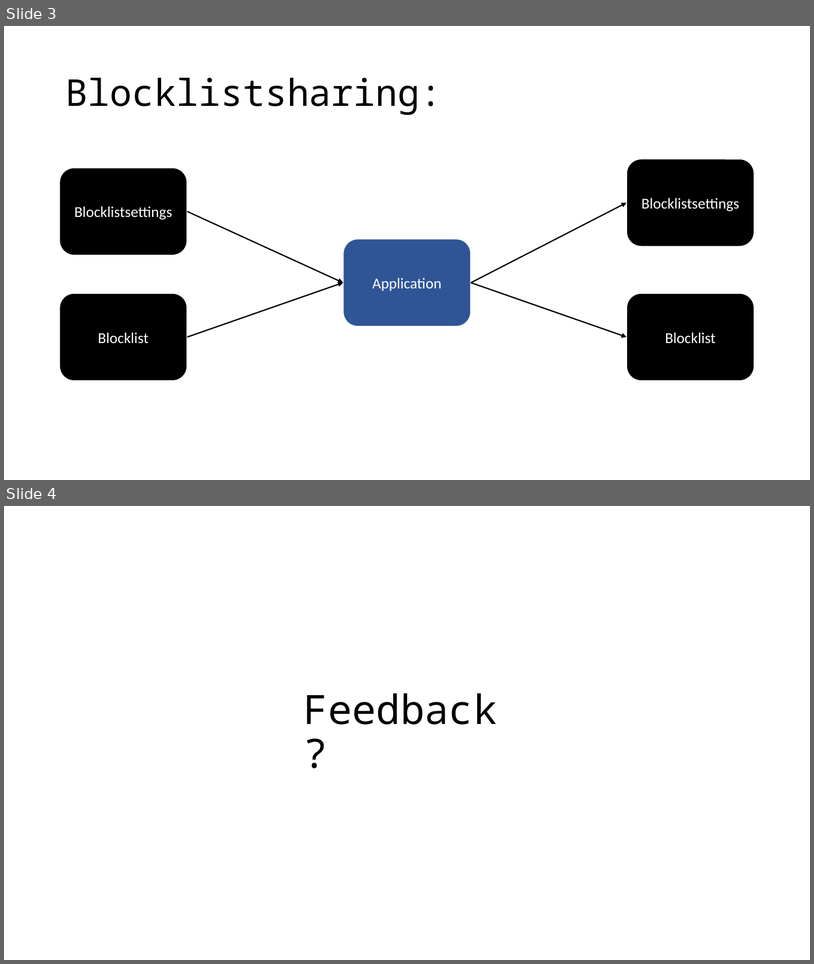
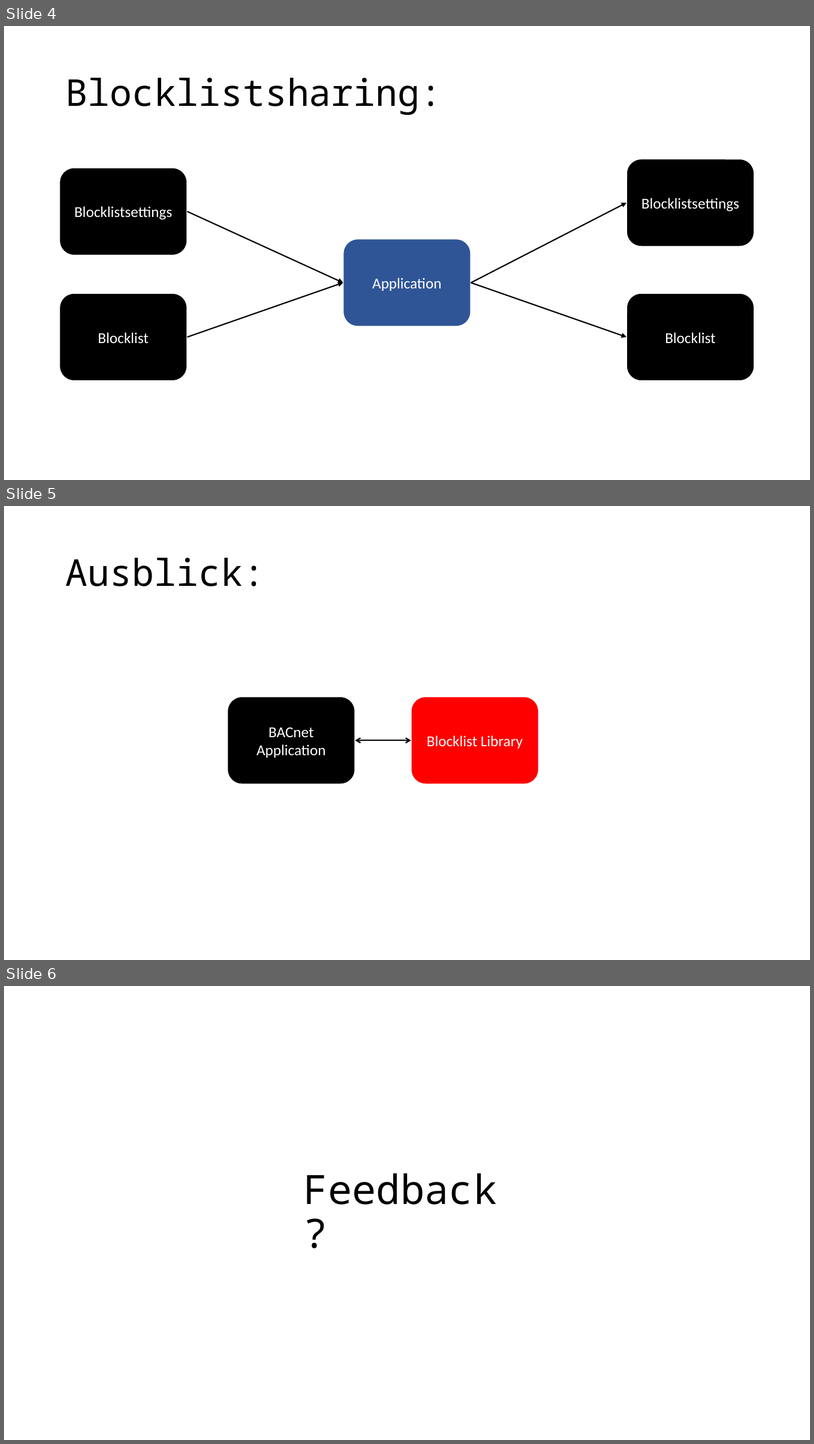
Before and after one commit to cn-uofbasel/BACnet, a slide deck: 21-fs-ias-lec/groups/12-blocklist/presentation/Blocklisten2.pptx. Shown one above the other, each under a label of ours: slides 3 and 4 before the commit, slides 4, 5 and 6 after it. The pictures are 814x964 and 814x1444 pixels, drawn with LibreOffice and Linux fonts; fonts in the diff are those of the drawing. Boxes give left, top, right and bottom in pixels: in the first picture for what was removed or moved away, otherwise in the second. Text is boxed around its words. In the diff, an @@ line names an element or a change of style, - is before the commit and + after.

```diff
--- a/21-fs-ias-lec/groups/12-blocklist/presentation/Blocklisten2.pptx
+++ b/21-fs-ias-lec/groups/12-blocklist/presentation/Blocklisten2.pptx
@@ slide 5 added at (4, 506, 810, 960), background #FFFFFF @@
@@ title added at (65, 558, 265, 586), 44 pt, text #000000 @@
+Ausblick:
@@ rounded rectangle added at (227, 697, 356, 784), fill #000000, outline #FFFFFF 1.5 pt, 18 pt, text #FFFFFF @@
+BACnet Application
@@ rounded rectangle added at (411, 697, 539, 784), fill #FF0000, outline #FFFFFF 1.5 pt, 18 pt, text #FFFFFF @@
+Blocklist Library
@@ double arrow added from (356, 740) to (411, 740), #000000 1.5 pt @@
@@ what was slide 3 is now slide 4 @@
@@ what was slide 4 is now slide 6 @@
```
Also in this commit, not shown: 1 slide changed, 1 other slide added, 11 other files.
